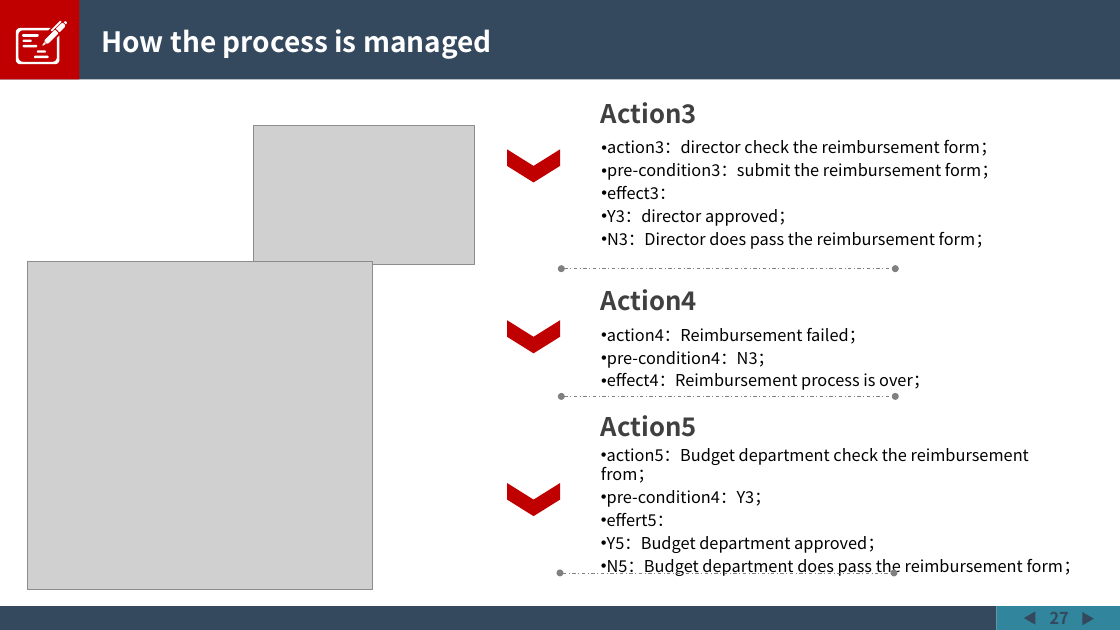
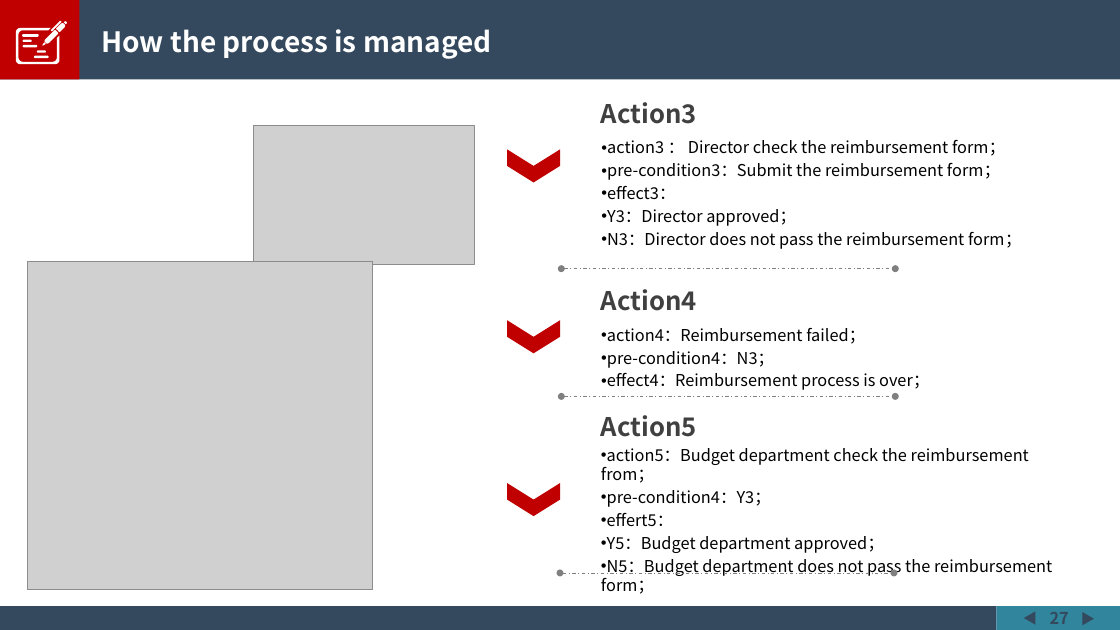
Before and after one commit to kingder-c/homework, a slide deck: slide 11 of 展示PPT.pptx. Drawn at 1120x630 pixels with LibreOffice and Linux fonts; fonts in the diff are those of the drawing; grey boxes stand for pictures. Boxes give left, top, right and bottom in pixels: in the first picture for what was removed or moved away, otherwise in the second. Text is boxed around its words. In the diff, an @@ line names an element or a change of style, - is before the commit and + after.

```diff
--- a/展示PPT.pptx
+++ b/展示PPT.pptx
@@ text at bbox=[607, 140, 1005, 180]: text changed @@
-• action3：director check the reimbursement form；
-• pre-condition3：submit the reimbursement form；
+• action3 ： Director check the reimbursement form；
+• pre-condition3：Submit the reimbursement form；
@@ text at bbox=[607, 209, 1021, 249]: text changed @@
-• Y3：director approved；
-• N3：Director does pass the reimbursement form；
+• Y3：Director approved；
+• N3：Director does not pass the reimbursement form；
@@ text at bbox=[601, 559, 1052, 594]: text changed @@
-• N5：Budget department does pass the reimbursement form；
+• N5：Budget department does not pass the reimbursement form；
```
Also in this commit, not shown: 3 other slides changed, 10 other files.
